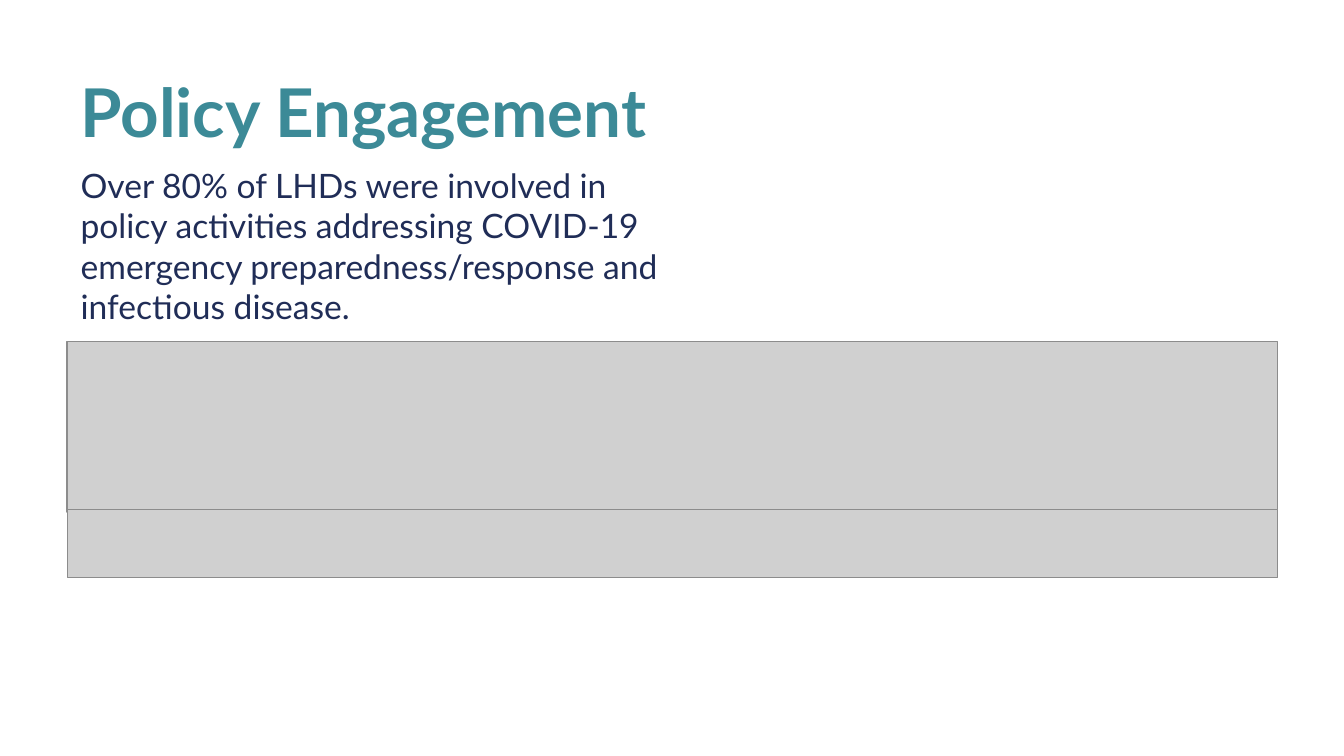
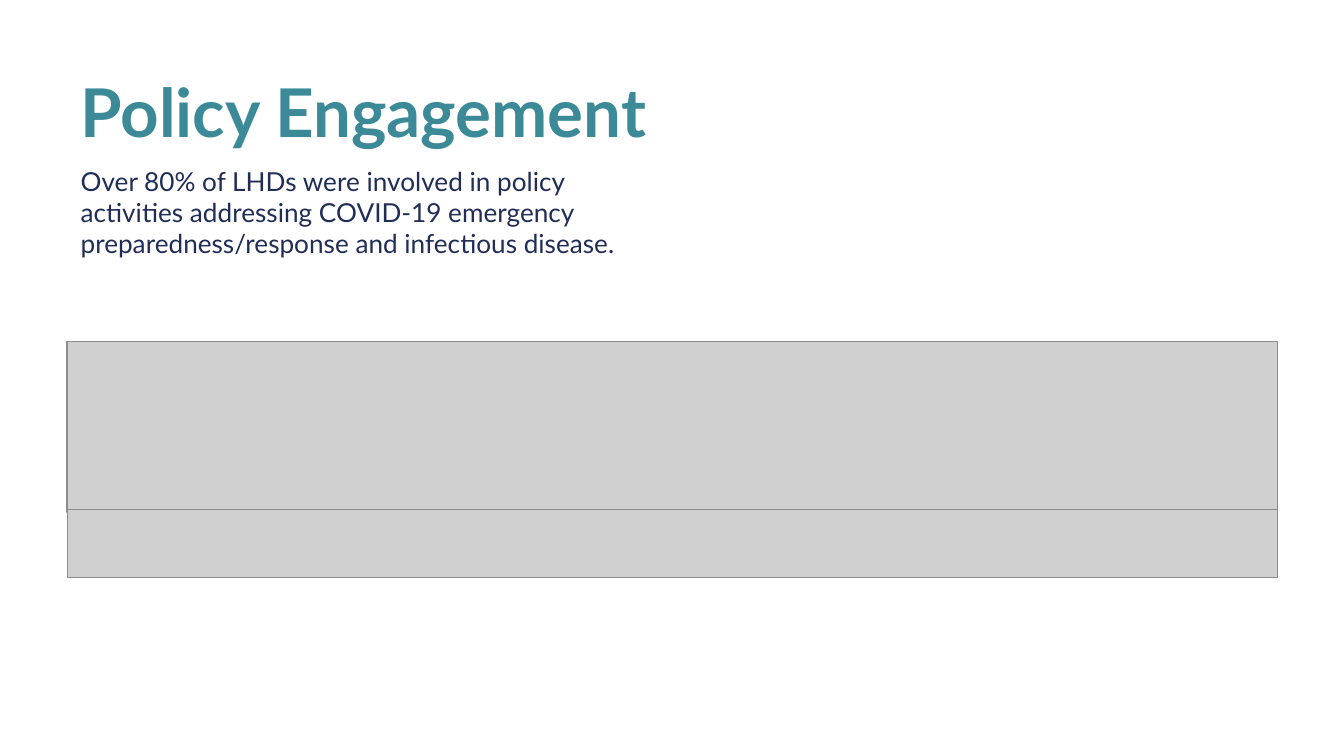
Before and after one commit to madocalder/nacchoProfile, a slide deck: slide 6 of inst/app/www/Profile2022KeyFindings.pptx. Drawn at 1344x756 pixels with LibreOffice and Linux fonts; fonts in the diff are those of the drawing; grey boxes stand for pictures; background and template pictures are left out. Boxes give left, top, right and bottom in pixels: in the first picture for what was removed or moved away, otherwise in the second. Text is boxed around its words. In the diff, an @@ line names an element or a change of style, - is before the commit and + after.

```diff
--- a/inst/app/www/Profile2022KeyFindings.pptx
+++ b/inst/app/www/Profile2022KeyFindings.pptx
@@ text "Over 80% of LHDs were ..." at (81, 171, 614, 258): size 18 to 14 pt @@
```
Also in this commit, not shown: 7 other slides changed, 37 other files.
